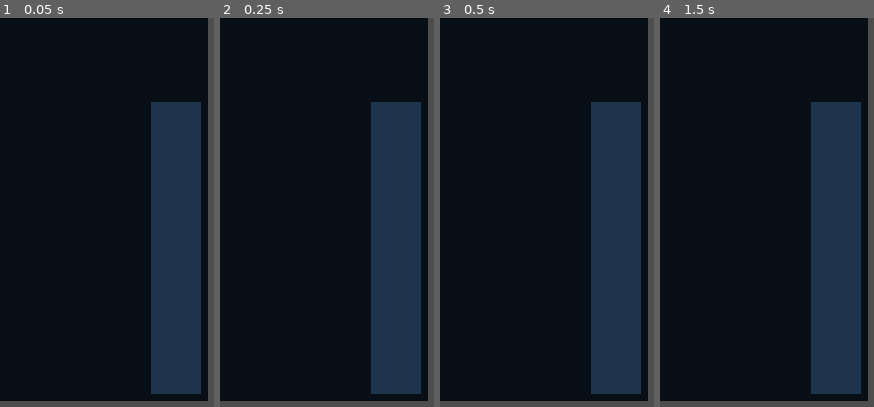
Above: before the commit, frames 1-4 (left to right).
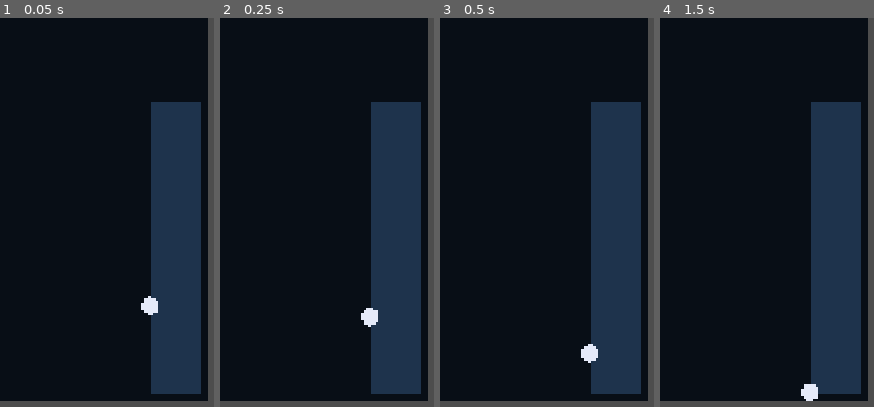
Above: after the commit, the same moments.

Repository: Nairolf138/NairolFlipper
Game: Godot game, scene res://scenes/app/Main.tscn
Two runs of this game, one before a commit and one after it. Both use one fixed random seed, a clock stepped at 60 frames per second and the inputs below.
Inputs:
- Up to frame 1 (0.05 s): no input
- Up to frame 2 (0.25 s): no input
- Up to frame 3 (0.5 s): no input
- Up to frame 4 (1.5 s): tap Enter at 1.25 s
The pictures show only the part of the screen within x 50-100%, y 50-100%; the shares and areas given below are measured in that part.

The runs differ from the first frame. In frame 1, 0.3% of the frame differs, in the area x 65-74%, y 71-77%; in frame 2, 0.3%, in the area x 65-74%, y 74-80%; in frame 3, 0.3%; in frame 4, 0.3%.

Commit message:
feat: add resettable physics ball

Diff:
--- a/scenes/app/Main.tscn
+++ b/scenes/app/Main.tscn
@@ -1,4 +1,6 @@
-[gd_scene load_steps=6 format=3]
+[gd_scene load_steps=7 format=3]
+
+[ext_resource type="PackedScene" path="res://scenes/gameplay/Ball.tscn" id="1_ball"]
 
 [sub_resource type="RectangleShape2D" id="LeftWallShape"]
 size = Vector2(40, 1600)
@@ -54,3 +56,5 @@
 [node name="LauncherGuide" type="Polygon2D" parent="LauncherLane"]
 polygon = PackedVector2Array(-60, -350, 60, -350, 60, 350, -60, 350)
 color = Color(0.12, 0.2, 0.3, 1)
+
+[node name="Ball" parent="." instance=ExtResource("1_ball")]
--- /dev/null
+++ b/scenes/gameplay/Ball.tscn
@@ -0,0 +1,21 @@
+[gd_scene load_steps=3 format=3]
+
+[ext_resource type="Script" path="res://scripts/gameplay/ball.gd" id="1_ball"]
+
+[sub_resource type="CircleShape2D" id="BallShape"]
+radius = 22.0
+
+[node name="Ball" type="RigidBody2D"]
+script = ExtResource("1_ball")
+mass = 1.0
+gravity_scale = 1.0
+continuous_cd = 1
+contact_monitor = true
+max_contacts_reported = 4
+
+[node name="CollisionShape2D" type="CollisionShape2D" parent="."]
+shape = SubResource("BallShape")
+
+[node name="Visual" type="Polygon2D" parent="."]
+polygon = PackedVector2Array(-22, 0, -15.56, -15.56, 0, -22, 15.56, -15.56, 22, 0, 15.56, 15.56, 0, 22, -15.56, 15.56)
+color = Color(0.9, 0.92, 0.98, 1)
--- /dev/null
+++ b/scripts/gameplay/ball.gd
@@ -0,0 +1,13 @@
+extends RigidBody2D
+
+@export var spawn_position: Vector2 = Vector2(900, 1650)
+
+
+func _ready() -> void:
+	reset_ball(spawn_position)
+
+
+func reset_ball(target_position: Vector2) -> void:
+	global_position = target_position
+	linear_velocity = Vector2.ZERO
+	angular_velocity = 0.0
Not shown, changed: AUTONOMY_STATE.md
Not shown, changed: docs/BACKLOG.md
Not shown, changed: tests/test_bootstrap.py
